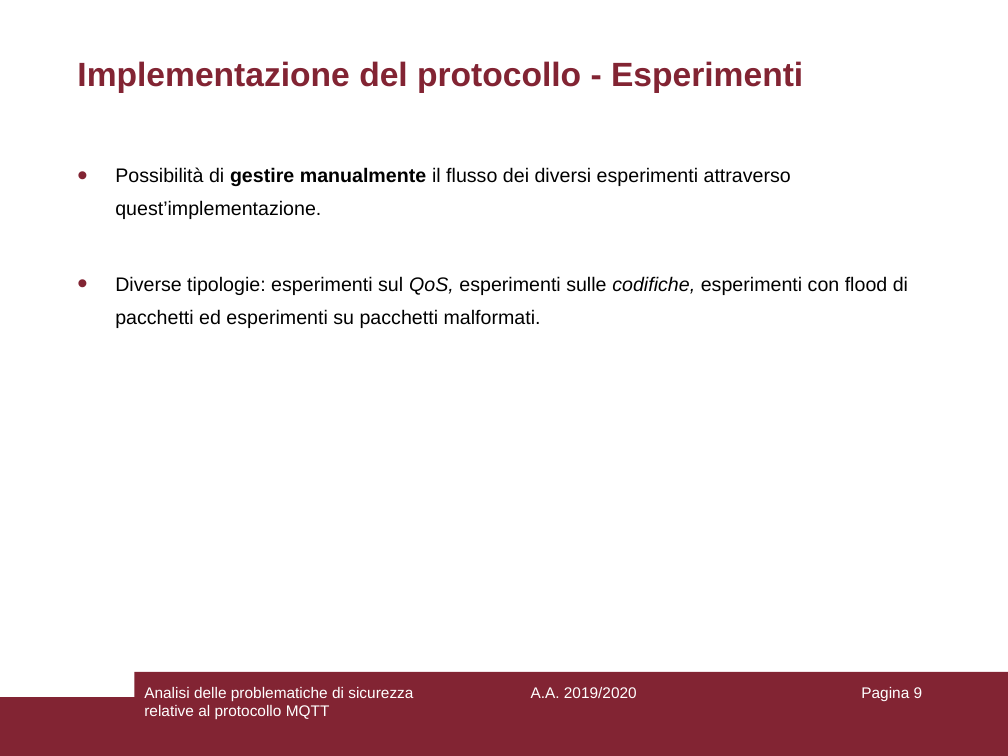
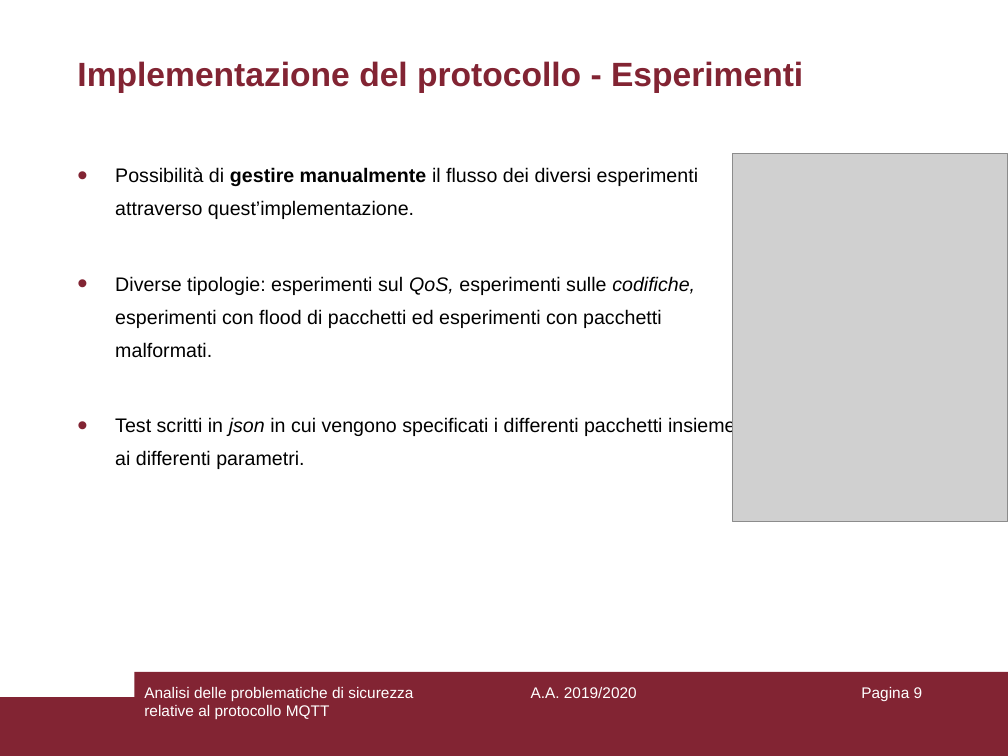
Before and after one commit to aedoardo/bachelor-degree-thesis, a slide deck: slide 9 of slides/Presentazione.ppt. Drawn at 1008x756 pixels with LibreOffice and Linux fonts; fonts in the diff are those of the drawing; grey boxes stand for pictures. Boxes give left, top, right and bottom in pixels: in the first picture for what was removed or moved away, otherwise in the second. Text is boxed around its words. In the diff, an @@ line names an element or a change of style, - is before the commit and + after.

Commit message:
update slides

```diff
--- a/slides/Presentazione.ppt
+++ b/slides/Presentazione.ppt
@@ picture added at <box>733,153,1008,522</box> @@
@@ text at <box>115,276,736,469</box>: text changed @@
-• Diverse tipologie: esperimenti sul QoS, esperimenti sulle codifiche, esperimenti con flood di pacchetti ed esperimenti su pacchetti malformati.
+• Diverse tipologie: esperimenti sul QoS, esperimenti sulle codifiche, esperimenti con flood di pacchetti ed esperimenti con pacchetti malformati.
+• Test scritti in json in cui vengono specificati i differenti pacchetti insieme ai differenti parametri.
```
Also in this commit, not shown: 3 slides added, 3 slides removed, 3 other files.
